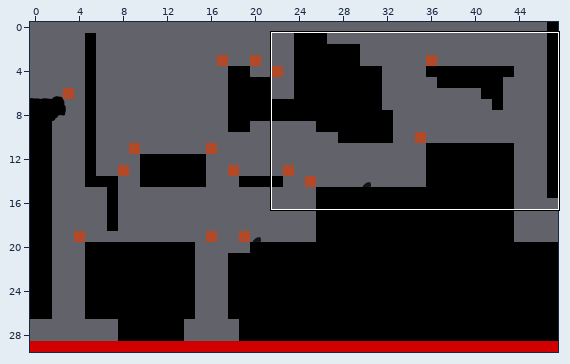
Two states of a Tiled map, maps/level_02.tmx. The picture above shows the old version from afar; the outline marks the close-up.
Close-up. Before the edit:
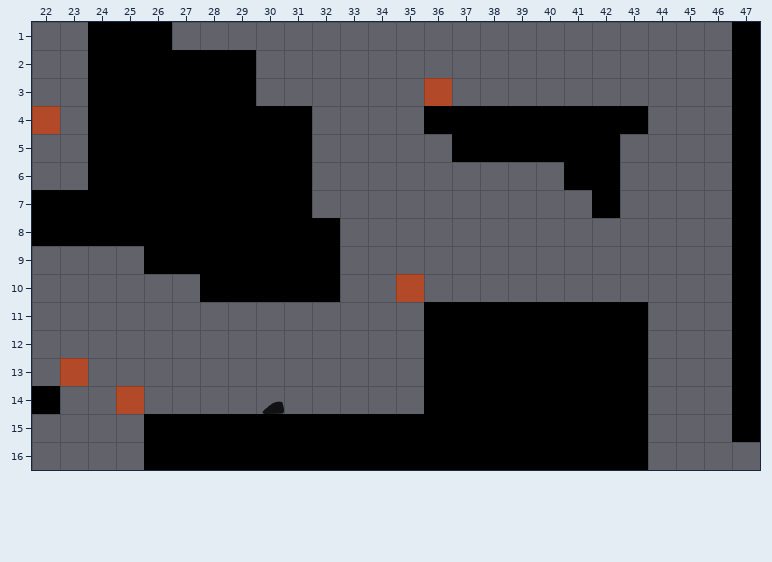
Cells are 64x64 px. Shown: x 22..47, y 1..16. The commit also changed other parts of the map, which this record leaves out.
After:
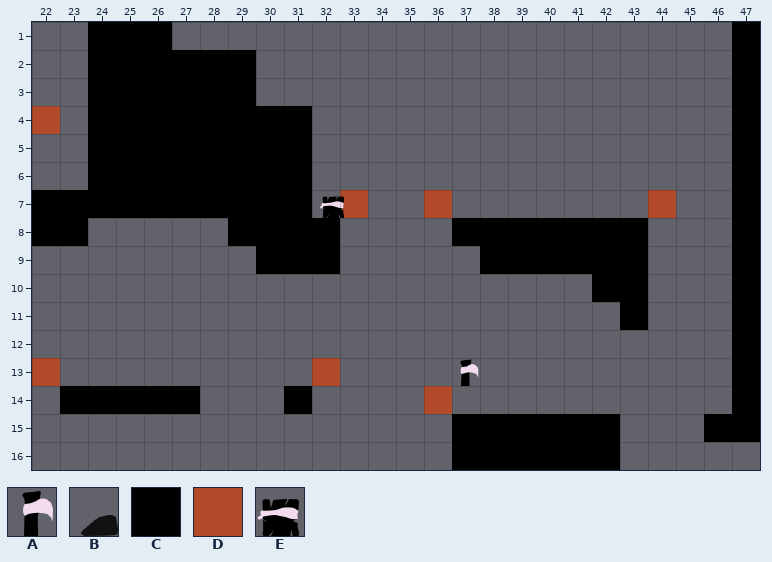
Key: from "tileset": A 9, B 42 flipped left-right, C 78, D 81, E 85.
_ is an empty cell, # one hidden under a higher layer.
Objects are placed by their top-left corner, in cells (3,4 is the top-left corner of cell 3,4); size is 1x1 cell unless given.
The edit:
Layer "layer_limits":
y 3: x 36 D -> _
y 4: x 37 # -> _
y 7: x 33 _ -> D; x 36 _ -> D; x 44 _ -> D
y 10: x 35 D -> _
y 13: x 22..23 _D -> D_; x 32 _ -> D
y 14: x 25 D -> _; x 36 _ -> D
Layer "layer_platforms":
y 4: x 36..43 CCCCCCCC -> ________
y 5: x 37..42 CCCCCC -> ______
y 6: x 41..42 CC -> __
y 7: x 42 C -> _
y 8: x 24..28 CCCCC -> _____; x 37..43 _______ -> CCCCCCC
y 9: x 26..29 CCCC -> ____; x 38..43 ______ -> CCCCCC
y 10: x 28..32 CCCCC -> _____; x 42..43 __ -> CC
y 11: x 36..42 CCCCCCC -> _______
y 12..13: x 36..43 CCCCCCCC -> ________
y 14: x 22..27 C_____ -> _CCCCC; x 31 _ -> C; x 36..43 CCCCCCCC -> ________
y 15: x 26..36 CCCCCCCCCCC -> ___________; x 43 C -> _; x 46 _ -> C
y 16: x 26..36 CCCCCCCCCCC -> ___________; x 43 C -> _
Layer "layer_boxStop":
y 14: x 30 B -> _
Layer "Stake":
added: A at 37,13
Layer "Box":
added: E at 32.2,7
